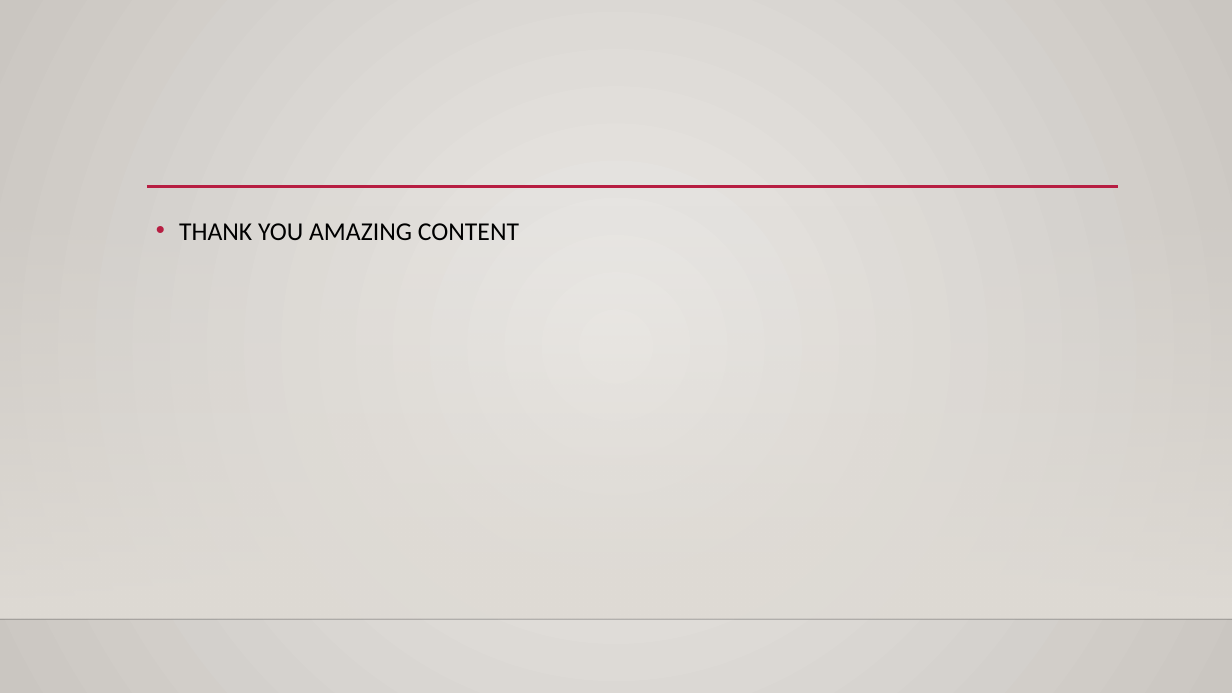
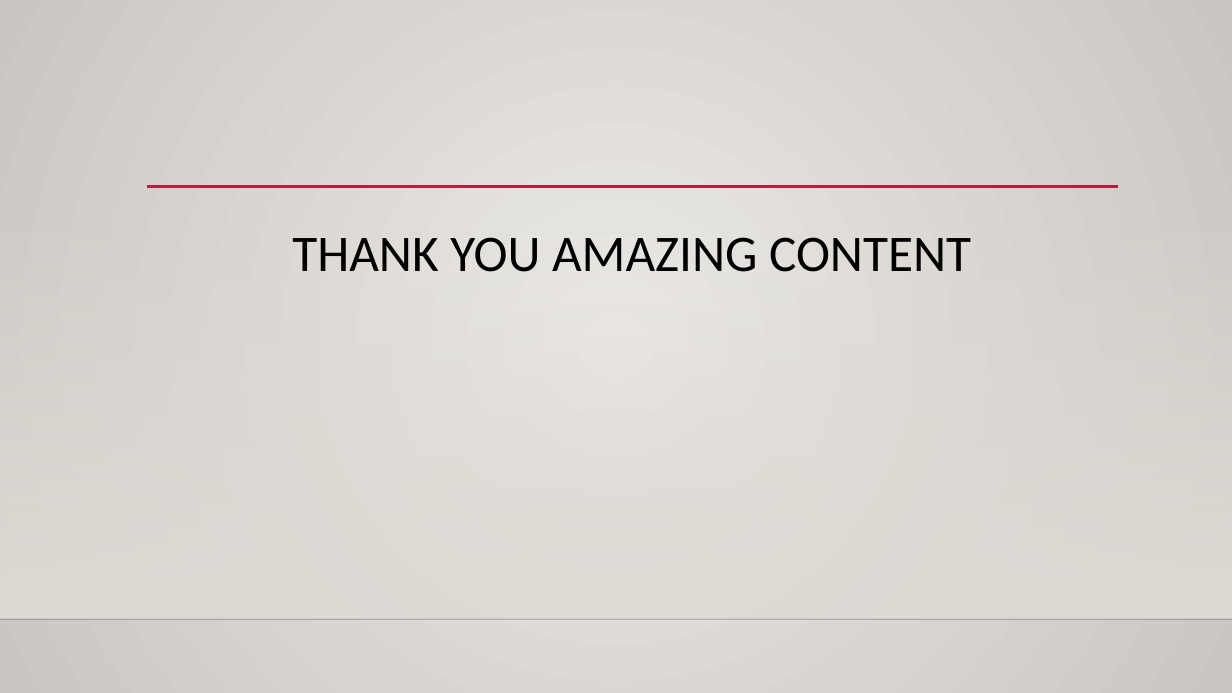
Before and after one commit to karimkhamwani/data-mining, a slide deck: slide 16 of Caravan.pptx (slide 15 before the commit). Drawn at 1232x693 pixels with LibreOffice and Linux fonts; fonts in the diff are those of the drawing; background and template pictures are left out. Boxes give left, top, right and bottom in pixels: in the first picture for what was removed or moved away, otherwise in the second. Text is boxed around its words. In the diff, an @@ line names an element or a change of style, - is before the commit and + after.

```diff
--- a/Caravan.pptx
+++ b/Caravan.pptx
@@ text "THANK YOU AMAZING CONTENT" at (292, 237, 971, 272): size 20 to 40 pt; alignment left to centre; bullet • to none @@
```
Also in this commit, not shown: 1 slide added, 4 other files.
